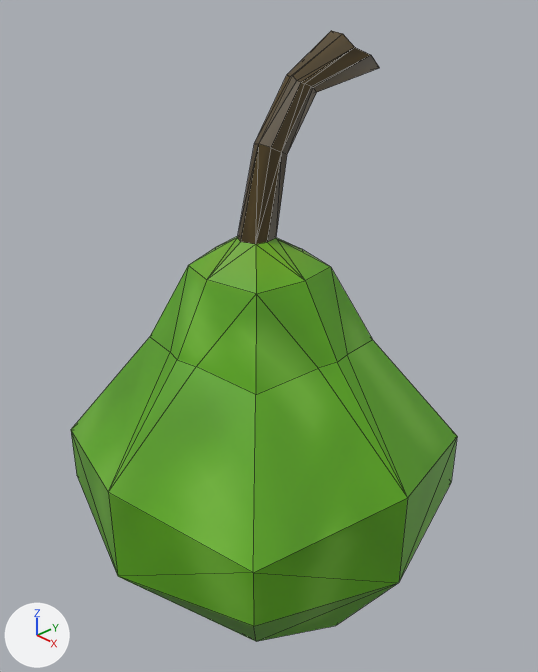
The Blender file client/3d_blender/pear.blend, before and after one commit.
One viewpoint serves both versions: a camera (50 mm lens) standing at (1.011, -0.927, 0.737) and looking at (-0.004, 0.029, 0.058). Every picture has the same lights, and +X, +Y and +Z are marked at lower left. Mesh edges are drawn as thin lines.
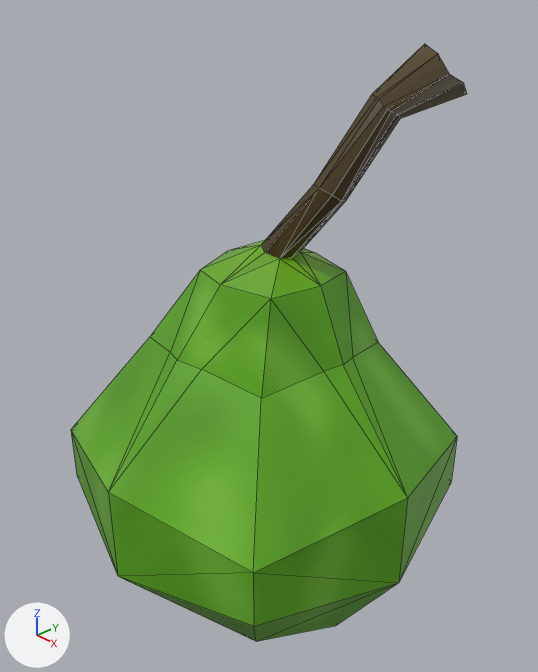
What differs and where, as boxes (x1, y1, x2, y2) in the pictures (538 x 672 px; the box of a moved part takes in the faces that stretch with it):
'Cube', reshaped: before (71, 30, 457, 642); after (71, 44, 467, 642)
part 1 of me_cube, moved or reshaped: before (113, 30, 452, 569); after (113, 44, 467, 569)

The change in detail:
me_cube is used by ob_cube; location (0.0, 0.0, 0.0); scale (0.58, 0.58, 0.58).
me_cube had 94 vertices, 152 faces and spanned x -0.67..0.67, y -0.66..0.7, z -1.0..1.1.
me_cube now has 94 vertices, 152 faces and spans x -0.67..0.67, y -0.66..0.7, z -1.0..1.08.
me_cube part 1: 56 of 94 vertices moved; they spanned x -0.22..0.36, y -0.34..0.49, z 0.11..1.1 and now span x -0.16..0.44, y -0.34..0.49, z 0.11..1.08; mean shift (0.22, 0.0, -0.03); largest move (-0.07, 0.39, 1.1) -> (0.31, 0.39, 1.08).
